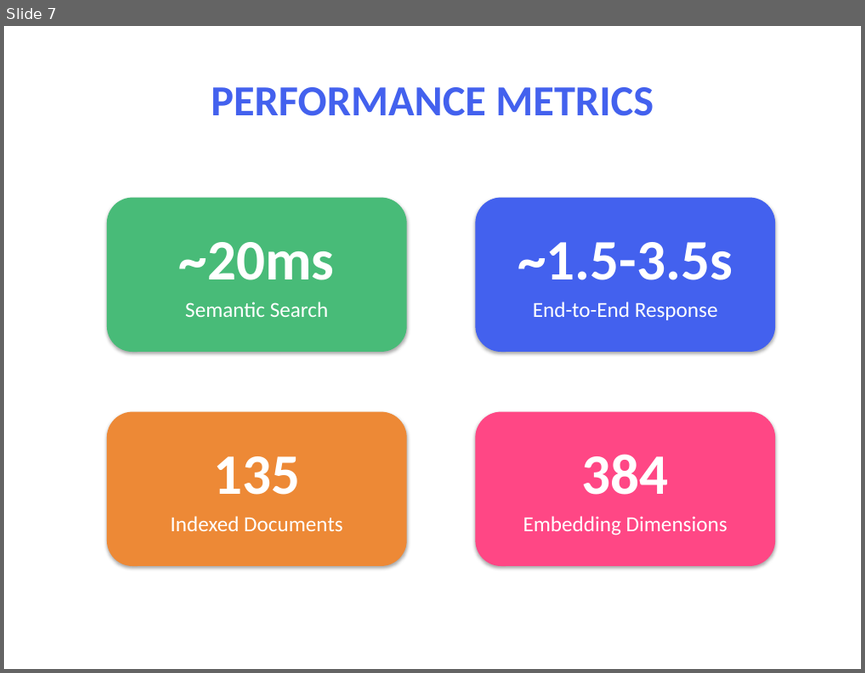
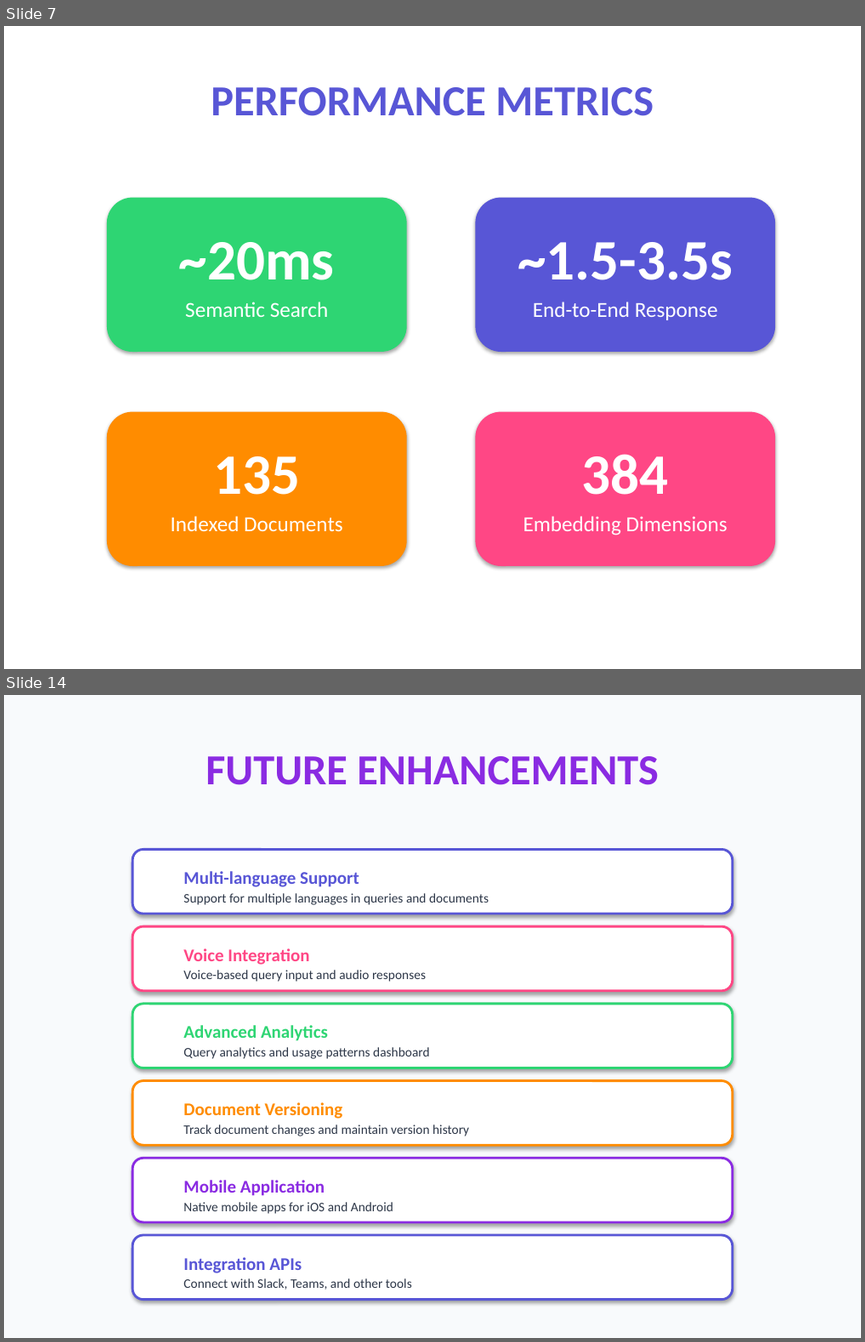
Before and after one commit to PriyanshuKr-2027/Company-Internal-Chatbot-with-Role-Based-Access-Control-RBAC-GROUP1, a slide deck: Role_Based_Chatbot_Presentation.pptx. Shown one above the other, each under a label of ours: slide 7 before the commit, slides 7 and 14 after it; the slides between them are not shown. The pictures are 865x673 and 865x1342 pixels, drawn with LibreOffice and Linux fonts; fonts in the diff are those of the drawing. Boxes give left, top, right and bottom in pixels: in the first picture for what was removed or moved away, otherwise in the second. Text is boxed around its words. In the diff, an @@ line names an element or a change of style, - is before the commit and + after.

Commit message:
Enhance presentation: 15 slides matching Canva Tech Vibrant Trendy theme

```diff
--- a/Role_Based_Chatbot_Presentation.pptx
+++ b/Role_Based_Chatbot_Presentation.pptx
@@ slide 14 added at (x1=4, y1=695, x2=861, y2=1338), background #FFFFFF @@
@@ rectangle added at (x1=4, y1=695, x2=861, y2=1338), fill #F8FAFC @@
@@ text added at (x1=205, y1=756, x2=658, y2=785), 36 pt, text #8A2BE2, bold @@
+FUTURE ENHANCEMENTS
@@ rounded rectangle added at (x1=132, y1=849, x2=732, y2=913), fill #FFFFFF, outline #5856D6 2 pt @@
@@ text added at (x1=183, y1=871, x2=359, y2=887), 15 pt, text #5856D6, bold @@
+Multi-language Support
@@ text added at (x1=183, y1=893, x2=488, y2=905), 11 pt, text #2D3748 @@
+Support for multiple languages in queries and documents
@@ rounded rectangle added at (x1=132, y1=926, x2=732, y2=991), fill #FFFFFF, outline #FF4785 2 pt @@
@@ text added at (x1=183, y1=948, x2=309, y2=964), 15 pt, text #FF4785, bold @@
+Voice Integration
@@ text added at (x1=183, y1=970, x2=426, y2=981), 11 pt, text #2D3748 @@
+Voice-based query input and audio responses
@@ rounded rectangle added at (x1=132, y1=1004, x2=732, y2=1067), fill #FFFFFF, outline #2ED573 2 pt @@
@@ text added at (x1=183, y1=1025, x2=328, y2=1041), 15 pt, text #2ED573, bold @@
+Advanced Analytics
@@ text added at (x1=183, y1=1047, x2=430, y2=1059), 11 pt, text #2D3748 @@
+Query analytics and usage patterns dashboard
@@ rounded rectangle added at (x1=132, y1=1081, x2=732, y2=1145), fill #FFFFFF, outline #FF8C00 2 pt @@
@@ text added at (x1=183, y1=1102, x2=342, y2=1118), 15 pt, text #FF8C00, bold @@
+Document Versioning
@@ text added at (x1=183, y1=1124, x2=469, y2=1136), 11 pt, text #2D3748 @@
+Track document changes and maintain version history
@@ rounded rectangle added at (x1=132, y1=1157, x2=732, y2=1222), fill #FFFFFF, outline #8A2BE2 2 pt @@
@@ text added at (x1=183, y1=1179, x2=324, y2=1196), 15 pt, text #8A2BE2, bold @@
+Mobile Application
@@ text added at (x1=183, y1=1202, x2=393, y2=1213), 11 pt, text #2D3748 @@
+Native mobile apps for iOS and Android
@@ rounded rectangle added at (x1=132, y1=1235, x2=732, y2=1299), fill #FFFFFF, outline #5856D6 2 pt @@
@@ text added at (x1=183, y1=1257, x2=302, y2=1273), 15 pt, text #5856D6, bold @@
+Integration APIs
@@ text added at (x1=183, y1=1278, x2=412, y2=1289), 11 pt, text #2D3748 @@
+Connect with Slack, Teams, and other tools
@@ slide 7 changed as well @@
@@ text "PERFORMANCE METRICS" at (x1=211, y1=87, x2=653, y2=116): text colour #4361EE to #5856D6 @@
@@ rounded rectangle at (x1=107, y1=198, x2=407, y2=352): fill #48BB78 to #2ED573 @@
@@ rounded rectangle at (x1=475, y1=198, x2=775, y2=352): fill #4361EE to #5856D6 @@
@@ rounded rectangle at (x1=107, y1=412, x2=407, y2=566): fill #ED8936 to #FF8C00 @@
```
Also in this commit, not shown: 8 other slides changed, 5 other slides added, 3 other files.
